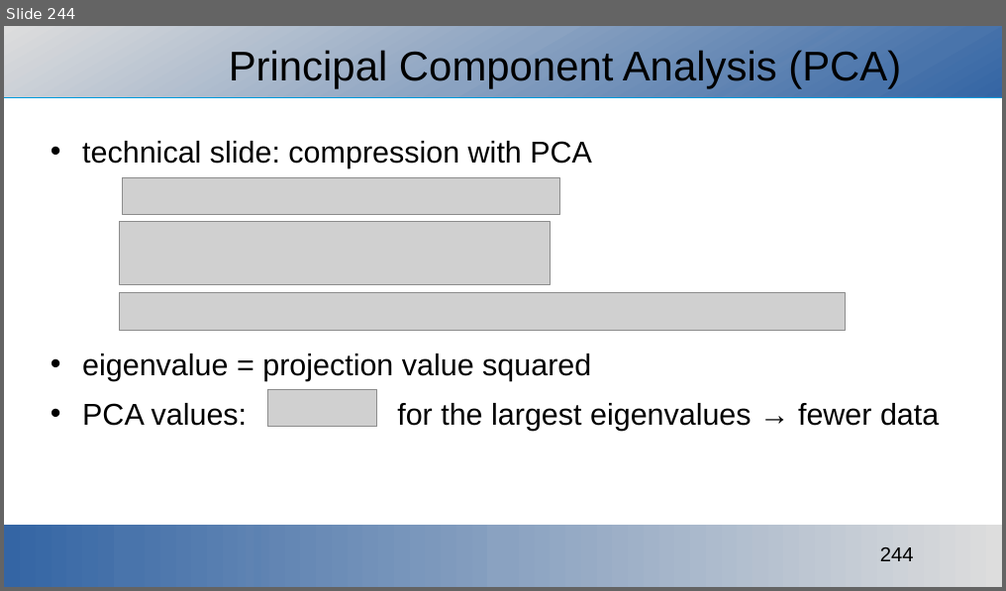
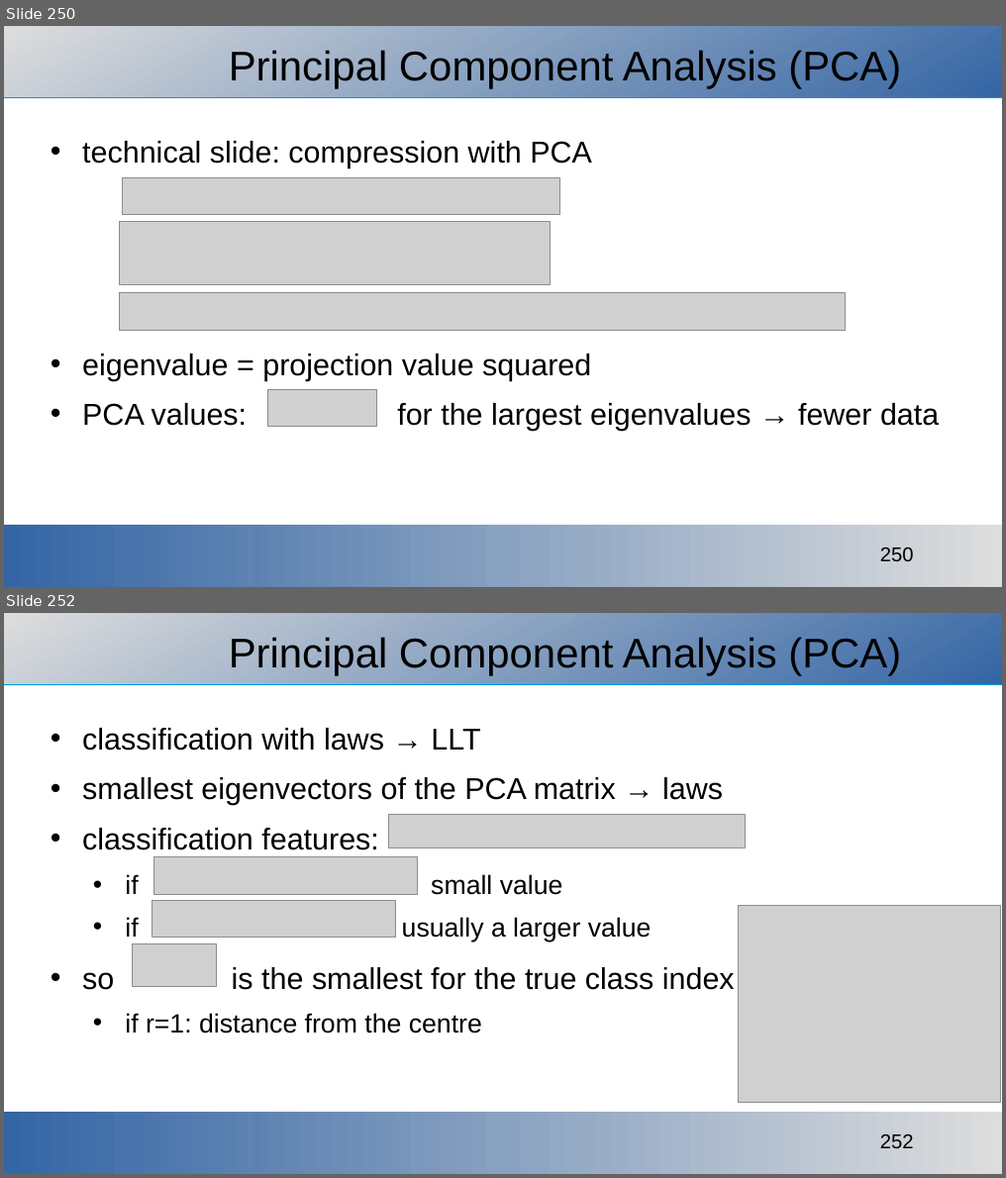
Before and after one commit to ajakovac/ML-in-Practice-I, a slide deck: ML in practice.odp. Shown one above the other, each under a label of ours: slide 244 before the commit, slides 250 and 252 after it; the slides between them are not shown. The pictures are 1006x591 and 1006x1178 pixels, drawn with LibreOffice and Linux fonts; fonts in the diff are those of the drawing; grey boxes stand for pictures; background and template pictures are left out. Boxes give left, top, right and bottom in pixels: in the first picture for what was removed or moved away, otherwise in the second. Text is boxed around its words. In the diff, an @@ line names an element or a change of style, - is before the commit and + after.

```diff
--- a/ML in practice.odp
+++ b/ML in practice.odp
@@ slide 252 added at <box>4,613,1002,1174</box>, background #FFFFFF; not listed: 3 template elements that a slide beside it also shows @@
@@ title added at <box>229,637,901,675</box>, 33 pt, text #000000 @@
+Principal Component Analysis (PCA)
@@ text added at <box>82,728,735,1034</box>, 24 pt, text #000000 @@
+• classification with laws → LLT
+• smallest eigenvectors of the PCA matrix → laws
+• classification features:
+  • if small value
+  • if usually a larger value
+• so is the smallest for the true class index
+  • if r=1: distance from the centre
@@ picture added at <box>389,815,746,849</box> @@
@@ picture added at <box>153,858,417,894</box> @@
@@ picture added at <box>152,900,396,937</box> @@
@@ picture added at <box>739,905,1001,1103</box> @@
@@ picture added at <box>133,945,217,986</box> @@
@@ what was slide 244 is now slide 250 @@
@@ page number at <box>880,548,914,562</box>: text changed @@
-244
+250
```
Also in this commit, not shown: 7 slides changed, 14 other slides added, 16 other files.
